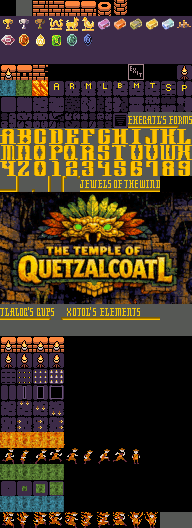
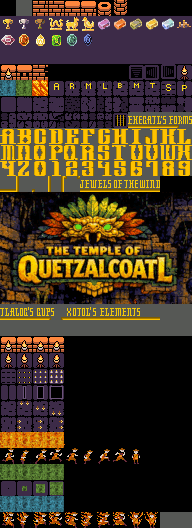
The second 192px x 528px image is a revision of the first. Changes to its layers:
painted on "Background" over [117, 64, 176, 126]
